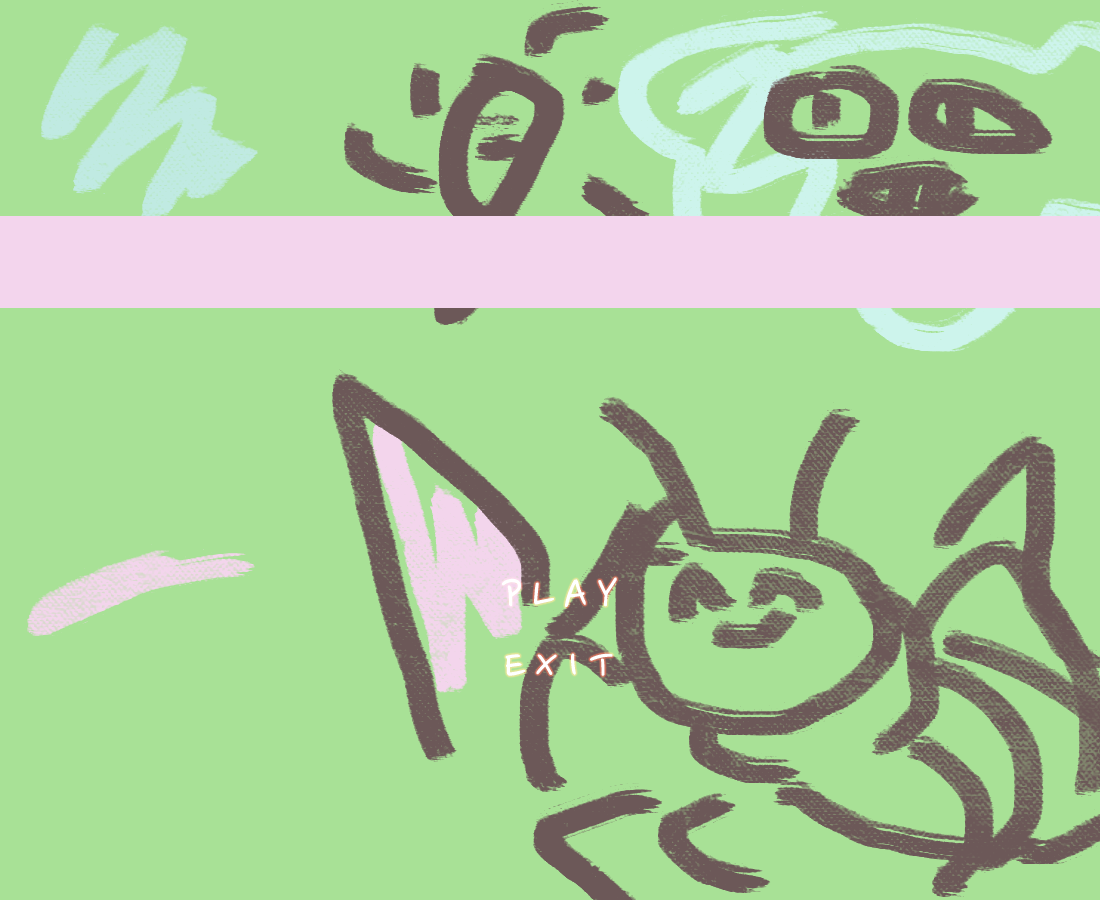
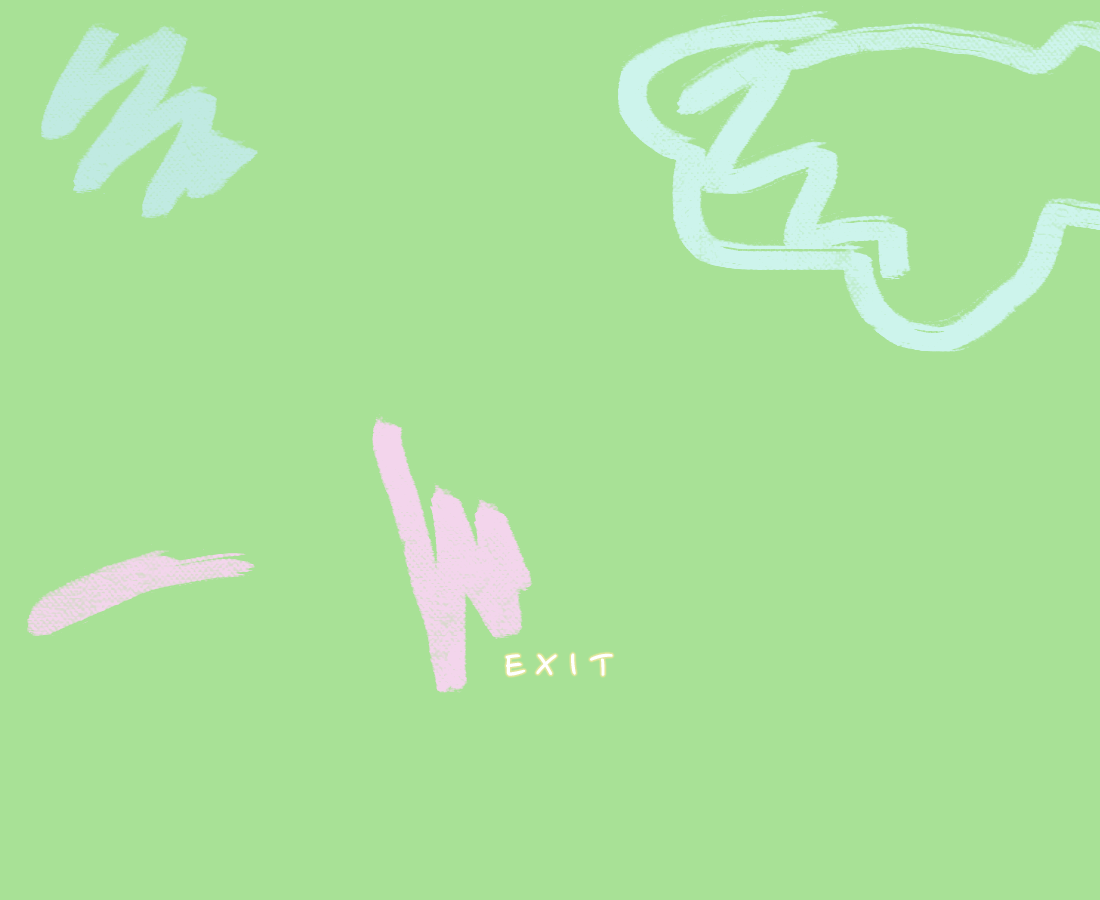
Before/after of a w=1100, h=900 layered artwork. What changed in the layer stack:
hid "레이어 4" over [0,216,1100,308]
hid "PLAY" over [501,577,617,607]
hid "레이어 1" over [332,0,1100,900]
